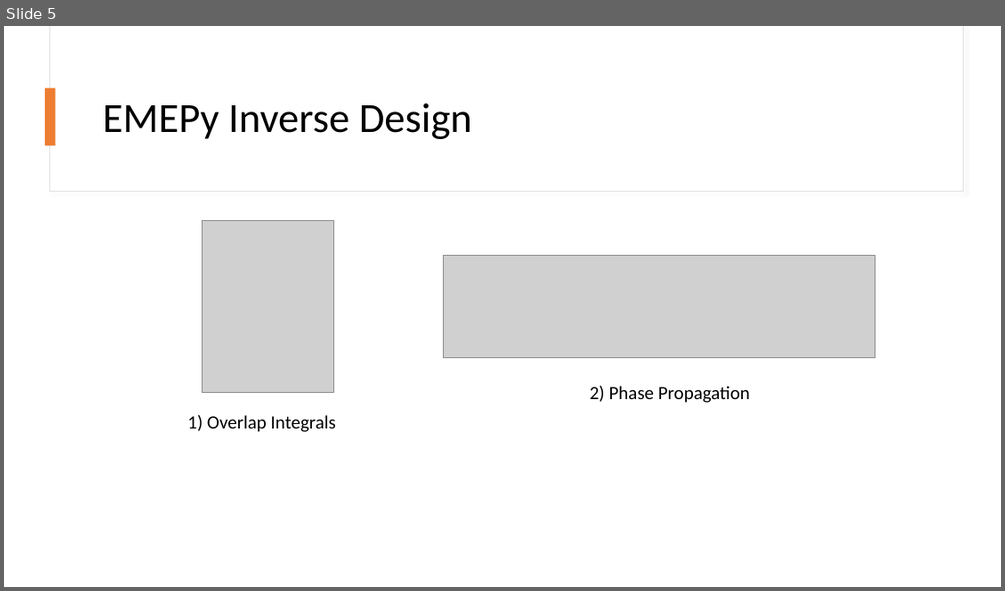
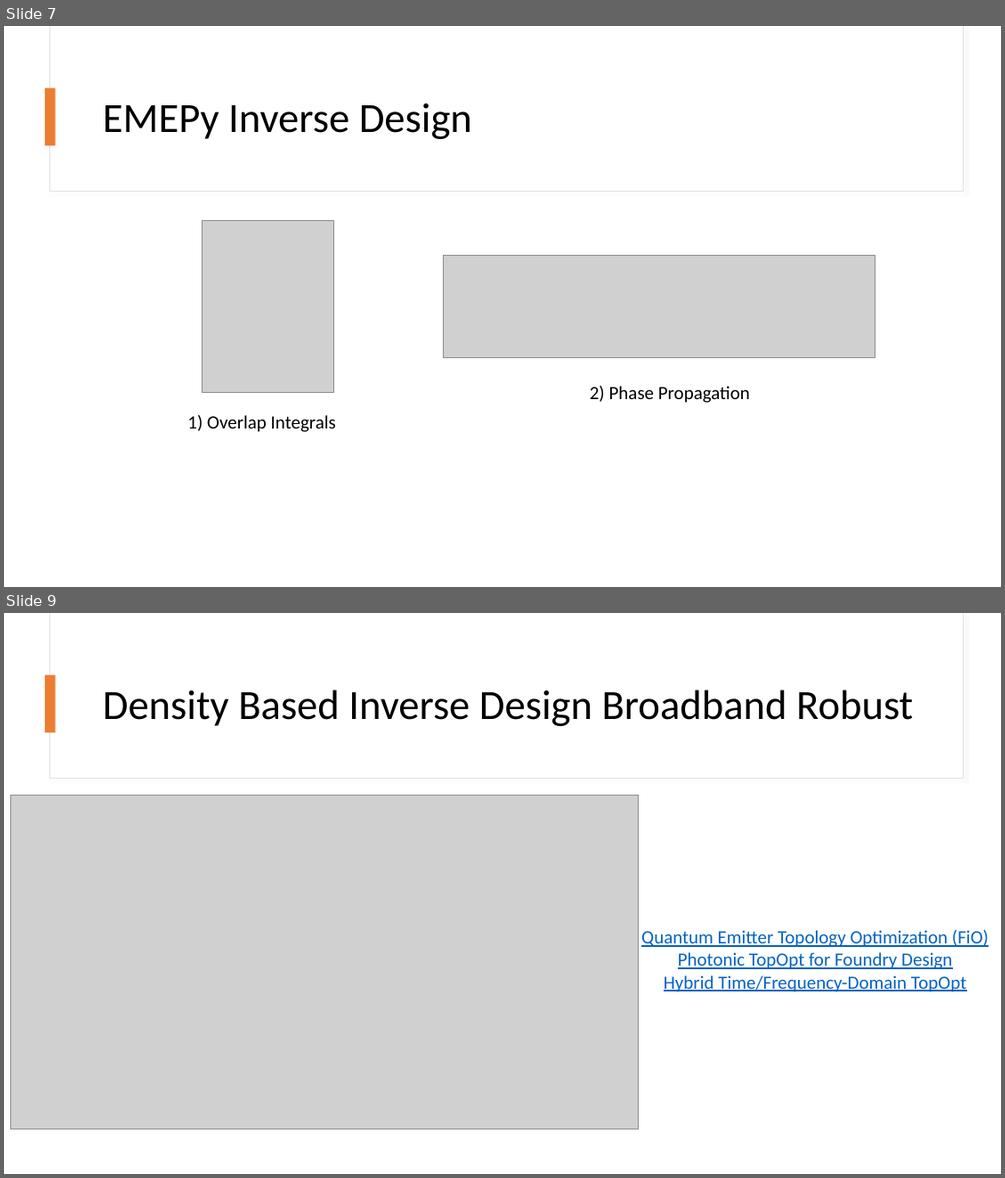
Before and after one commit to BYUCamachoLab/emepy, a slide deck: docs/presentations/Inverse Design Roadmap.pptx. Shown one above the other, each under a label of ours: slide 5 before the commit, slides 7 and 9 after it; the slides between them are not shown. The pictures are 1005x591 and 1005x1178 pixels, drawn with LibreOffice and Linux fonts; fonts in the diff are those of the drawing; grey boxes stand for pictures. Boxes give left, top, right and bottom in pixels: in the first picture for what was removed or moved away, otherwise in the second. Text is boxed around its words. In the diff, an @@ line names an element or a change of style, - is before the commit and + after.

```diff
--- a/docs/presentations/Inverse Design Roadmap.pptx
+++ b/docs/presentations/Inverse Design Roadmap.pptx
@@ slide 9 added at bbox=[4, 613, 1001, 1174], background #FFFFFF @@
@@ rectangle added at bbox=[49, 613, 963, 779], fill #FFFFFF, outline #E1E1E1 0.75 pt @@
@@ rectangle added at bbox=[50, 613, 963, 778], fill #FFFFFF @@
@@ rectangle added at bbox=[45, 675, 56, 732], fill #ED7D31 @@
@@ title added at bbox=[103, 690, 913, 726], 40 pt, text #000000 @@
+Density Based Inverse Design Broadband Robust
@@ picture added at bbox=[11, 795, 638, 1129] @@
@@ text added at bbox=[641, 930, 988, 992], 18 pt, text #0563C1, underline @@
+Quantum Emitter Topology Optimization (FiO)
+Photonic TopOpt for Foundry Design
+Hybrid Time/Frequency-Domain TopOpt
@@ what was slide 5 is now slide 7 @@
```
Also in this commit, not shown: 6 slides changed, 5 other slides added, 1 slide removed, 3 other files.
